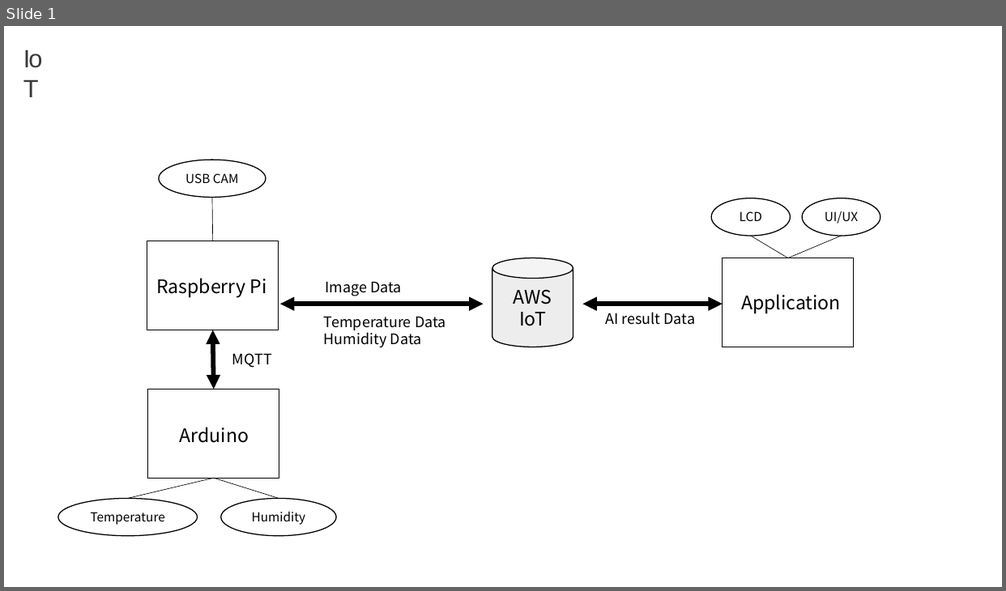
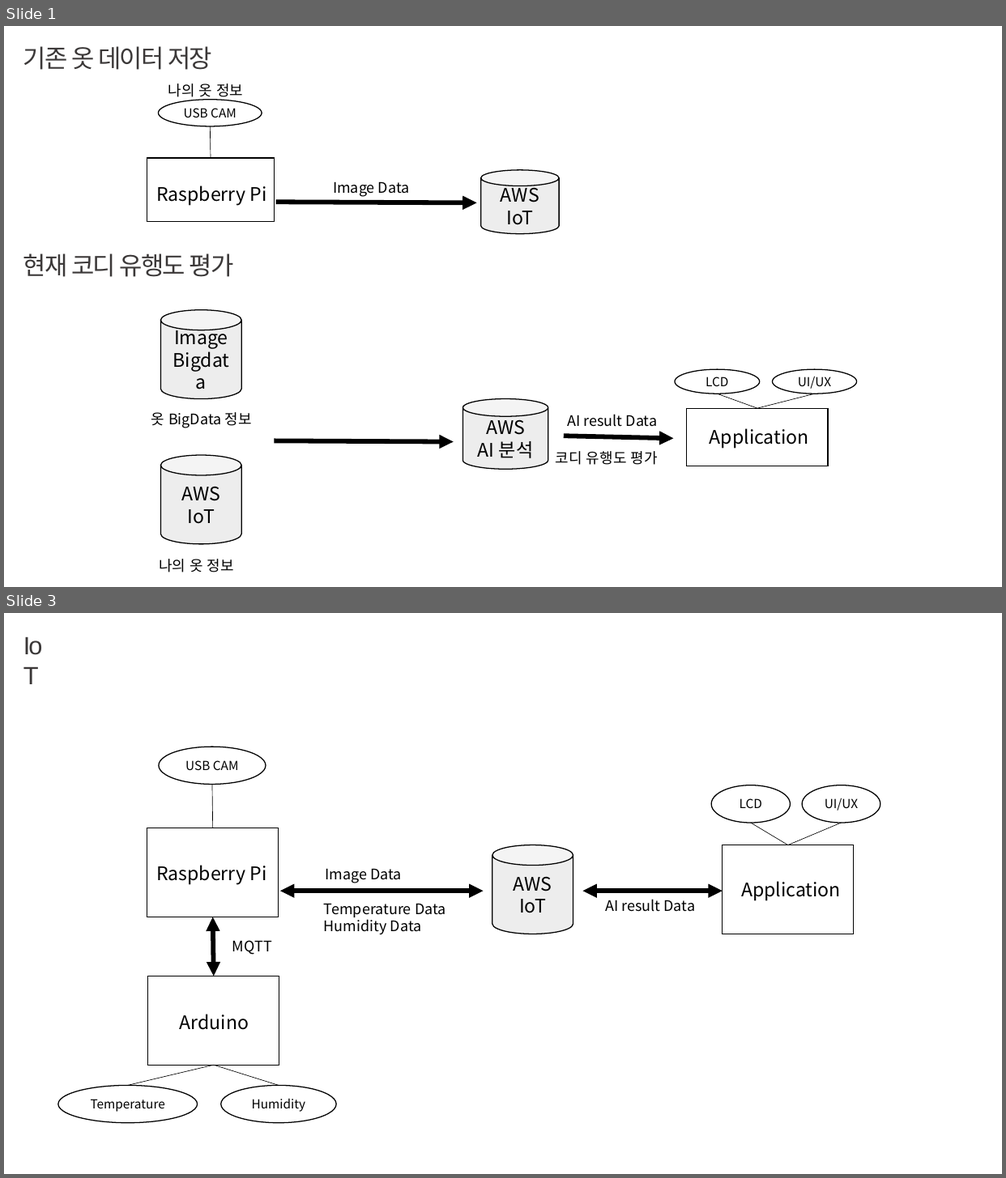
Before and after one commit to Convergence-Divergence/Trandy-Closet, a slide deck: IoT/시스템구성.pptx. Shown one above the other, each under a label of ours: slide 1 before the commit, slides 1 and 3 after it; the slides between them are not shown. The pictures are 1006x591 and 1006x1178 pixels, drawn with LibreOffice and Linux fonts; fonts in the diff are those of the drawing. Boxes give left, top, right and bottom in pixels: in the first picture for what was removed or moved away, otherwise in the second. Text is boxed around its words. In the diff, an @@ line names an element or a change of style, - is before the commit and + after.

```diff
--- a/IoT/시스템구성.pptx
+++ b/IoT/시스템구성.pptx
@@ slide 1 added at box(4, 26, 1002, 587), background #FFFFFF @@
@@ text added at box(23, 46, 212, 70), 24 pt, text #3B3838 @@
+기존 옷 데이터 저장
@@ text added at box(168, 84, 243, 101), 14 pt, text #000000 @@
+나의 옷 정보
@@ group added at box(147, 100, 274, 221): 1 text, 1 rectangle, 1 ellipse, 1 line @@
+Raspberry Pi
+USB CAM
@@ cylinder added at box(481, 170, 559, 234), fill #EDEDED, outline #000000 1 pt, 18 pt, text #000000 @@
+AWS
+IoT
@@ text added at box(333, 182, 410, 197), 14 pt, text #000000 @@
+Image Data
@@ arrow added from (275, 202) to (477, 203), #000000 4.5 pt @@
@@ text added at box(23, 254, 234, 277), 24 pt, text #3B3838 @@
+현재 코디 유행도 평가
@@ cylinder added at box(160, 310, 241, 399), fill #EDEDED, outline #000000 1 pt, 18 pt, text #000000 @@
+Image
+Bigdata
@@ text added at box(151, 412, 252, 429), 14 pt, text #000000 @@
+옷 BigData 정보
@@ cylinder added at box(463, 399, 548, 469), fill #EDEDED, outline #000000 1 pt, 18 pt, text #000000 @@
+AWS
+AI 분석
@@ text added at box(567, 414, 658, 427), 14 pt, text #000000 @@
+AI result Data
@@ group added at box(675, 369, 858, 466): 2 ellipses, 2 lines, 1 text, 1 rectangle @@
+Application
+LCD
+UI/UX
@@ arrow added from (564, 436) to (673, 438), #000000 4.5 pt @@
@@ cylinder added at box(160, 456, 241, 544), fill #EDEDED, outline #000000 1 pt, 18 pt, text #000000 @@
+AWS
+IoT
@@ arrow added from (275, 442) to (454, 442), #000000 4.5 pt @@
@@ text added at box(556, 451, 658, 465), 14 pt, text #000000 @@
+코디 유행도 평가
@@ text added at box(159, 559, 234, 573), 14 pt, text #000000 @@
+나의 옷 정보
@@ what was slide 1 is now slide 3 @@
```
Also in this commit, not shown: 2 other slides added, 1 other file.
